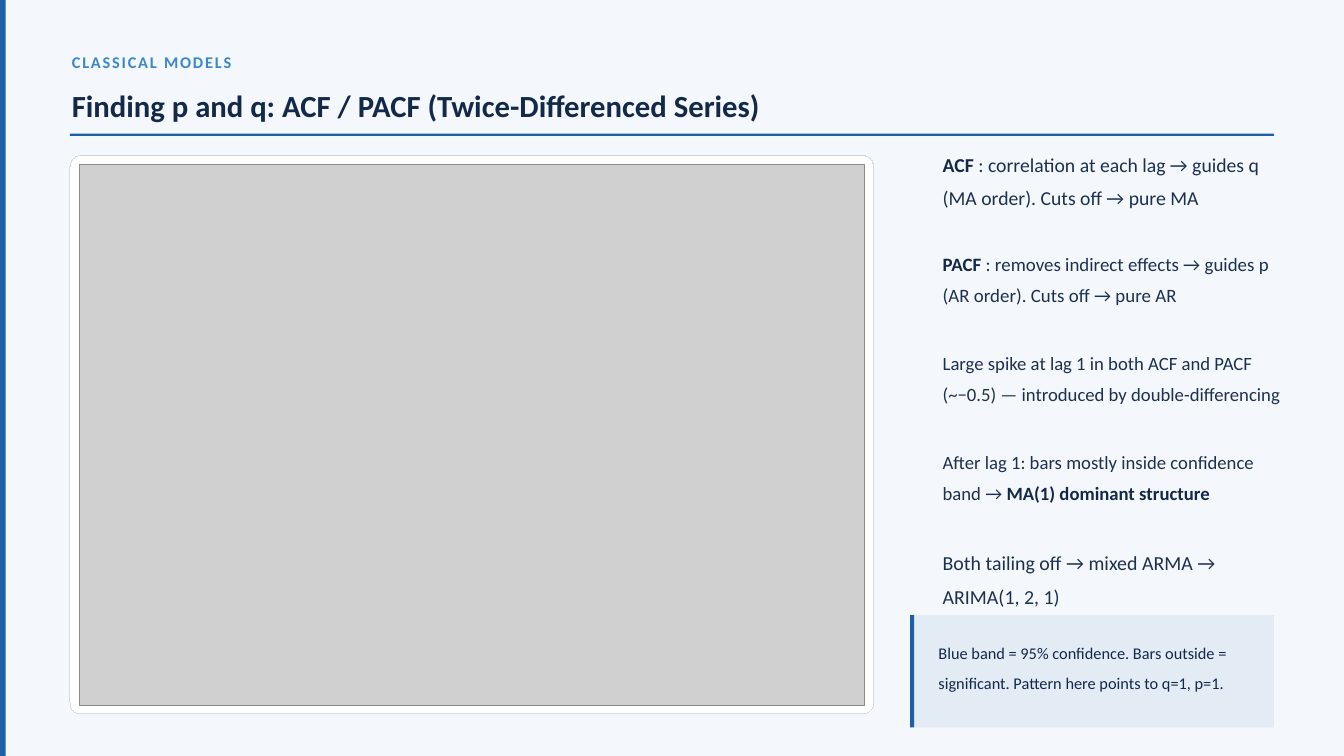
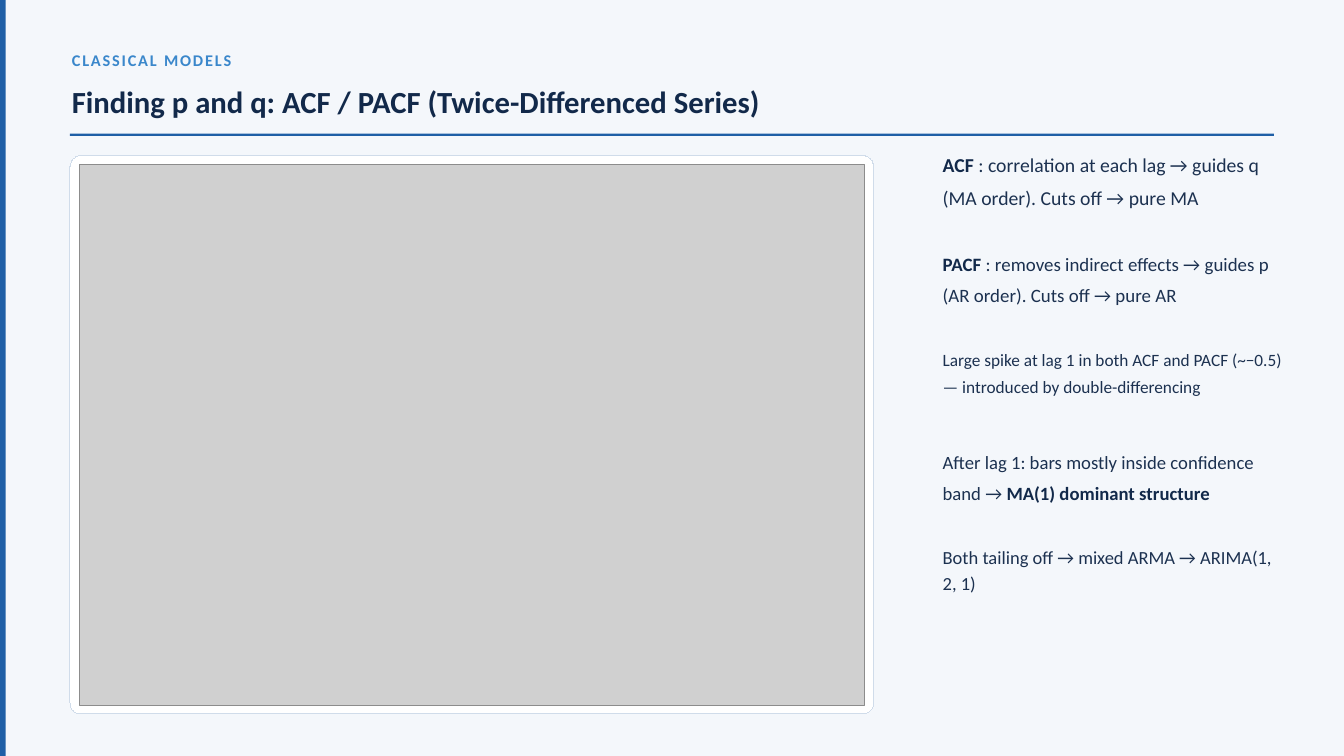
Before and after one commit to DhruvParmar051/Aircraft-Engine-Failure-Forecasting, a slide deck: slide 32 of AFM_ppt.pptx. Drawn at 1344x756 pixels with LibreOffice and Linux fonts; fonts in the diff are those of the drawing; grey boxes stand for pictures. Boxes give left, top, right and bottom in pixels: in the first picture for what was removed or moved away, otherwise in the second. Text is boxed around its words. In the diff, an @@ line names an element or a change of style, - is before the commit and + after.

```diff
--- a/AFM_ppt.pptx
+++ b/AFM_ppt.pptx
@@ text "CLASSICAL MODELS" at (x1=72, y1=55, x2=231, y2=66): line spacing 1 to 0.9 @@
@@ text "Finding p and q: ACF ..." at (x1=72, y1=90, x2=760, y2=119): line spacing 1.1 to 1 @@
@@ text "Large spike at lag 1 ..." at (x1=943, y1=353, x2=1281, y2=396): size 20 to 18.5 pt; line spacing 1.4 to 1.3 @@
@@ text "Both tailing off → mixed ..." at (x1=943, y1=550, x2=1271, y2=593): size 21.3 to 19.7 pt; line spacing 1.4 to 1.2 @@
@@ rectangle removed at (x1=910, y1=615, x2=1274, y2=727) @@
@@ rectangle removed at (x1=910, y1=615, x2=914, y2=727) @@
@@ text removed at (x1=938, y1=647, x2=1224, y2=692) @@
-Blue band = 95% confidence. Bars outside = significant. Pattern here points to q=1, p=1.
```
Also in this commit, not shown: 47 other slides changed, 1 slide added, 7 slides removed.
